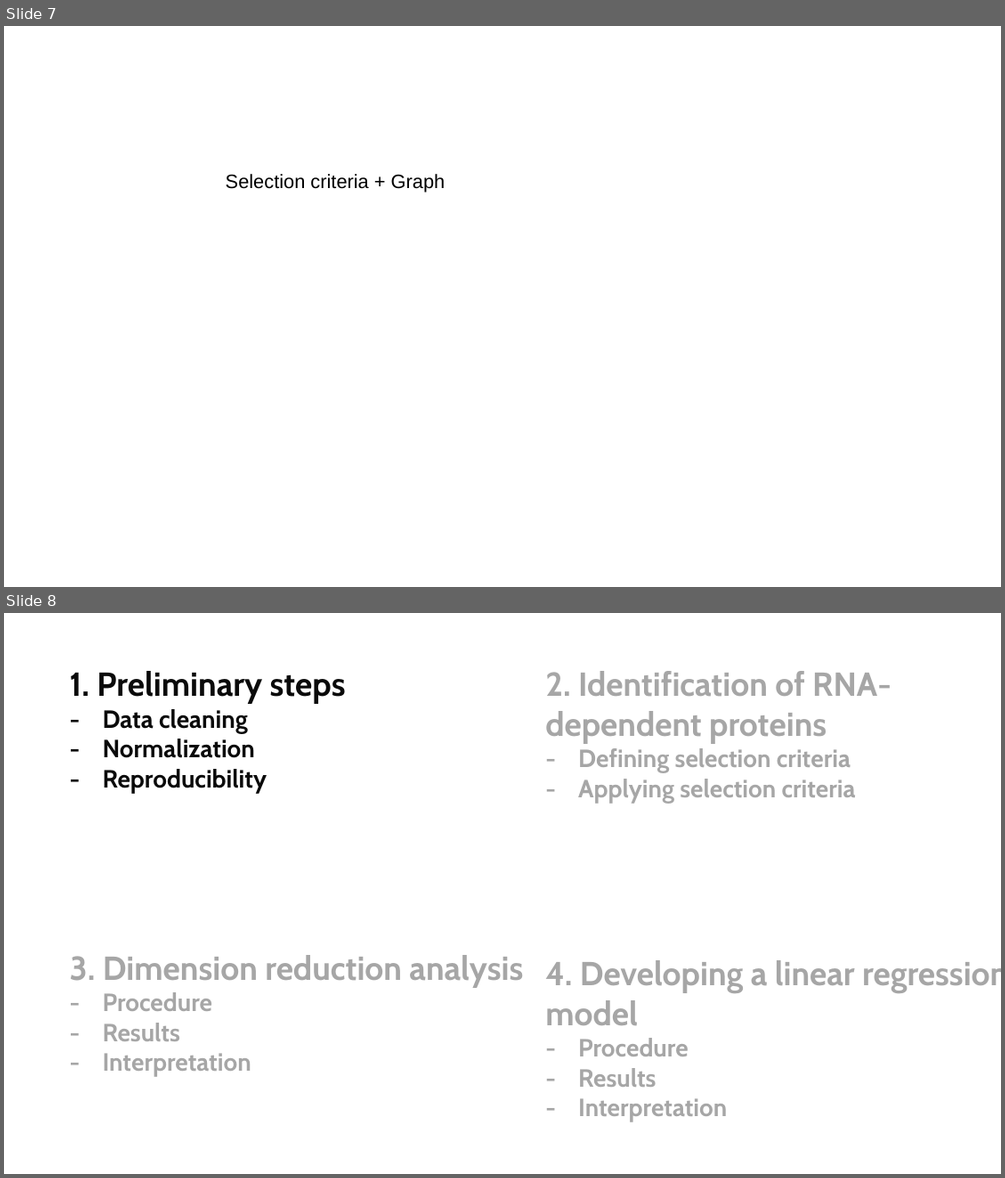
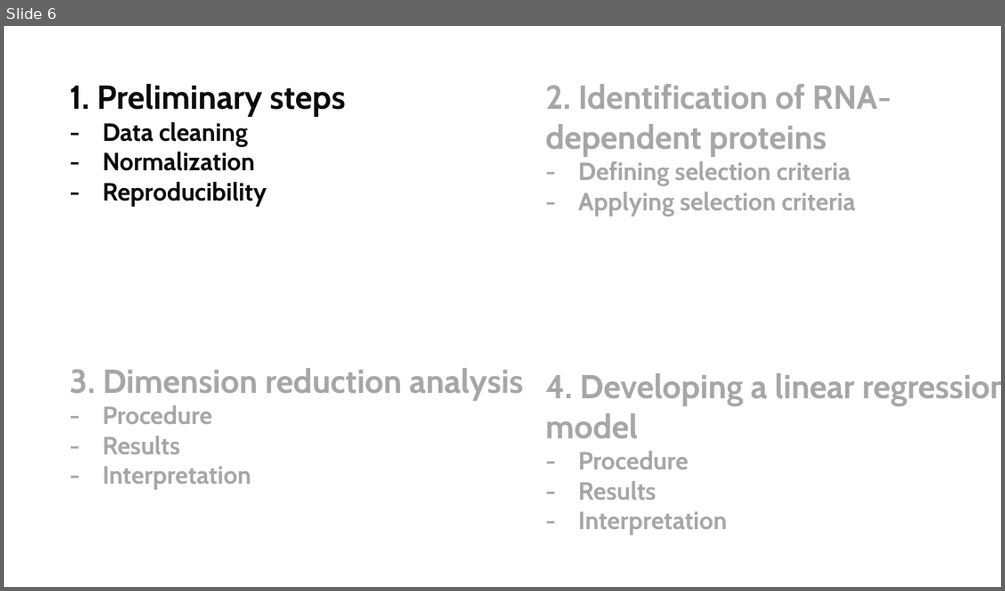
Before and after one commit to datascience-mobi-2022/2022-topic-03-team-02, a slide deck: finalpresentation/Bioinfo_Prasi(1).pptx. Shown one above the other, each under a label of ours: slides 7 and 8 before the commit, slide 6 after it. The pictures are 1005x1178 and 1005x591 pixels, drawn with LibreOffice and Linux fonts; fonts in the diff are those of the drawing. Boxes give left, top, right and bottom in pixels: in the first picture for what was removed or moved away, otherwise in the second. Text is boxed around its words. In the diff, an @@ line names an element or a change of style, - is before the commit and + after.

```diff
--- a/finalpresentation/Bioinfo_Prasi(1).pptx
+++ b/finalpresentation/Bioinfo_Prasi(1).pptx
@@ slide 7 removed at <box>4,26,1001,587</box>, background #FFFFFF @@
@@ text removed at <box>226,174,445,192</box> @@
-Selection criteria + Graph
@@ what was slide 8 is now slide 6 @@
```
Also in this commit, not shown: 3 slides changed, 1 other slide removed.
